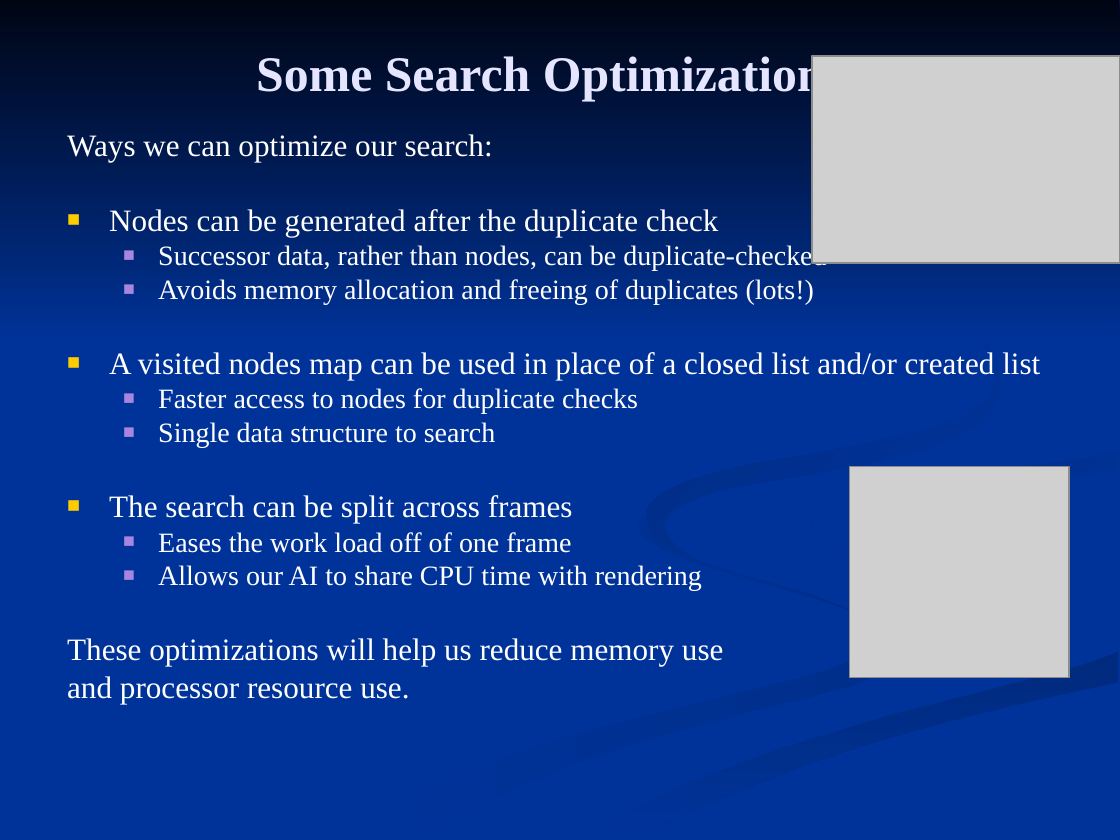
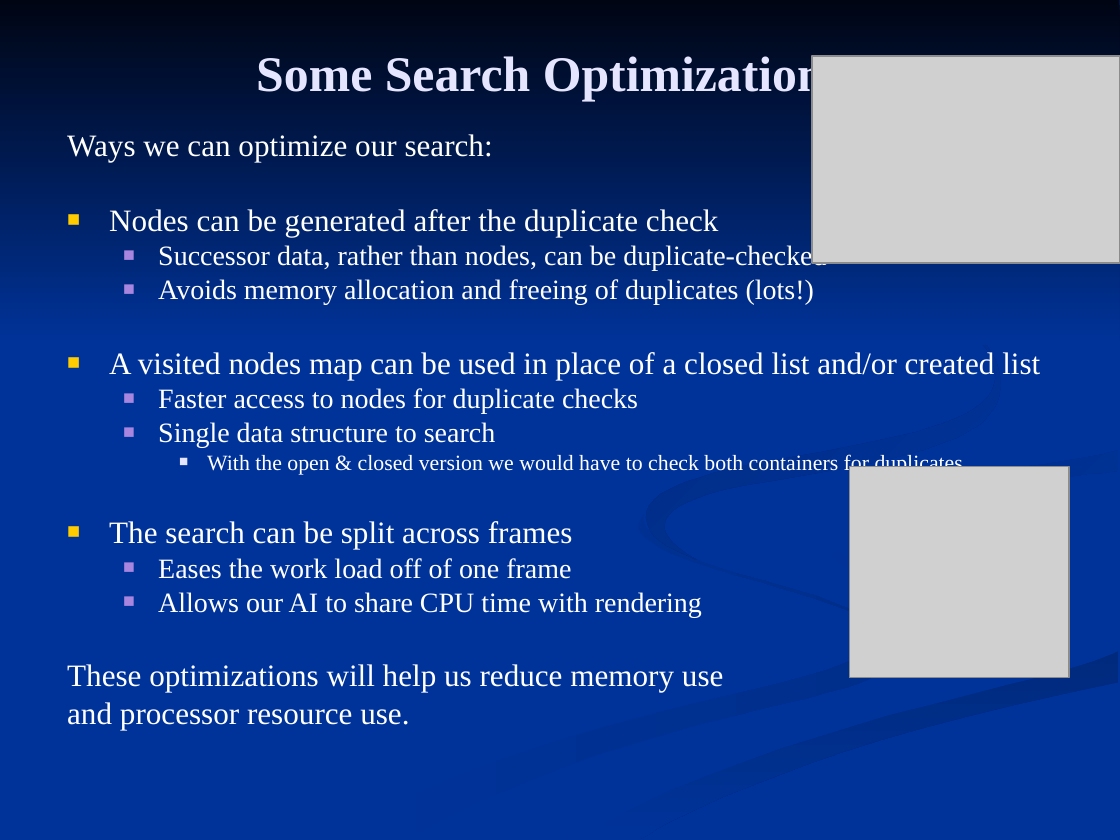
Before and after one commit to FleepyBeepy/Artificial-Intelligence, a slide deck: slide 8 of Lecture Slides/2.2 - Breadth First Search.ppt. Drawn at 1120x840 pixels with LibreOffice and Linux fonts; fonts in the diff are those of the drawing; grey boxes stand for pictures. Boxes give left, top, right and bottom in pixels: in the first picture for what was removed or moved away, otherwise in the second. Text is boxed around its words. In the diff, an @@ line names an element or a change of style, - is before the commit and + after.

```diff
--- a/Lecture Slides/2.2 - Breadth First Search.ppt
+++ b/Lecture Slides/2.2 - Breadth First Search.ppt
@@ freeform shape at box(646, 261, 1001, 560): fill gradient #003399 to #002B82 to gradient #002B82 to #003399 @@
@@ text at box(207, 453, 969, 475): paragraph added @@
+    ■ With the open & closed version we would have to check both containers for duplicates.
@@ freeform shape at box(875, 450, 1118, 556): fill gradient #003399 to #002D86 to gradient #002D86 to #003399 @@
@@ freeform shape at box(336, 514, 896, 839): fill gradient #002E8B to #003399 to gradient #003399 to #002E8B @@
```
Also in this commit, not shown: 8 other slides changed, 41 other files.
